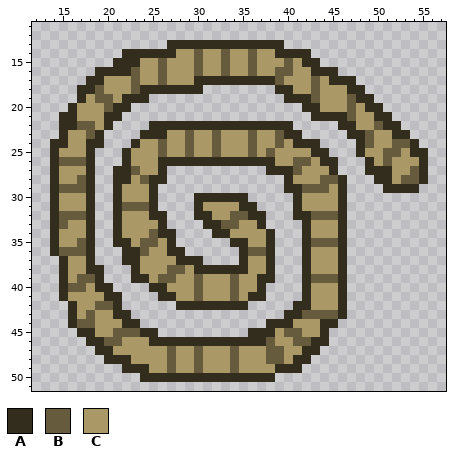
File history of a pixel-art sprite, sprites/spr_rope/eeef0b9b-3549-44c2-b90a-3f07e0808631.png. The picture above was drawn from the file before the commit.
The file is 64x64 pixels. Shown: x 12..57, y 11..51.
Palette (. is transparent): A #332d1e  B #665b3d  C #aa9866
Pixels before, first column x 14:
13 .............AAAAAAAAAAAAA................
14 ........AAAAAACCBCCBCCBCCAAAA.............
15 .......AAACCBCCCBCCBCCBCCCBCAA............
16 .....AAAABCCBCCCBCCBCCBCCBBCCAAA..........
17 ....AACCCBCCBCCCAAAAAAAAABCCCBCAAA........
18 ...AABCCCBAAAAAAA........AACCBCCCAA.......
19 ...ACBBCAAA...............AAABCCCBAA......
20 ..ACCCBAA...................AACCCBCAA.....
21 .AACCCAA.....................AAAABCCAA....
22 .AABBCA....AAAAAAAAAAAAAAAA.....AACCBAA...
23 .ACCBA....AAACCBCCBCCCBCCBAA.....AABCCAA..
24 AACCAA...ACCBCCBCCBCCCBCCBCAAA....ABCCBBA.
25 ACCCA...ACCCBCCBCCBCCCBCBCCCCAA...ACCBBCAA
26 ABBBA...ACCCAAAAAAAAAAAAACCBBCAA...ACBCCCA
27 ACCCA..AABCCA...........AAABCCCA...AAACCBA
28 ACCBA..AACBAA.............ACCCBBA...AACBBA
29 ABBBA..ACCCA..............AABBBCA....AAAA.
30 ACCCA..ACCCA....AAAAAA.....ACCCCA.........
31 ACCCA..ABBBA....ACCCCAA....ACCCCA.........
32 ABBBA..ACCCAA...AACCBBAA...AABBBA.........
33 ABCCA..ACCCCA....AABBCCA....ACCCA.........
34 ACCCA..ACCCBAA....AACCCCA...ACCCA.........
35 ACCBA..AACBBCA......AACCA...ABBBA.........
36 ABBBA...AABCCAA......ABBA...ACCCA.........
37 .ACCA...AACCCCAAA....ACCA...ACCCA.........
38 .ACCAA...ACCCBBCAAAAAACCA...ACCCA.........
39 .ACBBA...AACBBCCBCCCBCCAA...ABBBA.........
40 .ABBCAA....AACCCBCCCBCCA....ACCCA.........
41 .ACCCCAA....AACCBCCCBCAA....ACCCA.........
42 ..ACCBBA......AAAAAAAA.....AACCCA.........
43 ..ACBCCAA.................AABBBBA.........
44 ..ABBCCCAA..............AAACCCAA..........
45 ...AACCBBBAA..........AAACBBCCA...........
46 ....AABBCCCAAAAAAAAAAAAABCCBBAA...........
47 .....AACCCCCCBCCBCCCBCCCBBCCAA............
48 ......AAACCCCBCCBCCCBCCCBBCAA.............
49 ........AAACCBCCBCCCBCCCCAAA..............
50 ..........AAAAAAAAAAAAAAA.................
New version:
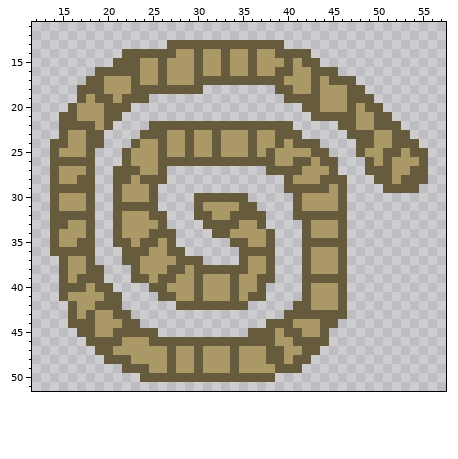
The edit:
Colour A becomes colour B in row 13 at x 27 to 39; in row 14 at x 22 to 27 and 39 to 42; in row 15 at x 21 to 23 and 42 to 43; in row 16 at x 19 to 22 and 43 to 45; in row 17 at x 18 to 19, 30 to 38 and 45 to 47; in row 18 at x 17 to 18, 24 to 30, 39 to 40 and 47 to 48.
Colour A becomes colour B in row 19 at x 17, 22 to 24, 40 to 42 and 48 to 49; in row 20 at x 16, 21 to 22, 42 to 43 and 49 to 50; in row 21 at x 15 to 16, 20 to 21, 43 to 46 and 50 to 51; in row 22 at x 15 to 16, 20, 25 to 40, 46 to 47 and 51 to 52; in row 23 at x 15, 19, 24 to 26, 40 to 41, 47 to 48 and 52 to 53; in row 24 at x 14 to 15, 18 to 19, 23, 41 to 43, 48 and 54.
Colour A becomes colour B in row 25 at x 14, 18, 22, 43 to 44, 48 and 54 to 55; in row 26 at x 14, 18, 22, 26 to 38, 44 to 45, 49 and 55; in row 27 at x 14, 18, 21 to 22, 26, 38 to 40, 45, 49 to 51 and 55; in row 28 at x 14, 18, 21 to 22, 25 to 26, 40, 46, 50 to 51 and 55; in row 29 at x 14, 18, 21, 25, 40 to 41, 46 and 51 to 54; in row 30 at x 14, 18, 21, 25, 30 to 35, 41 and 46.
Colour A becomes colour B in row 31 at x 14, 18, 21, 25, 30, 35 to 36, 41 and 46; in row 32 at x 14, 18, 21, 25 to 26, 30 to 31, 36 to 37, 41 to 42 and 46; in row 33 at x 14, 18, 21, 26, 31 to 32, 37, 42 and 46; in row 34 at x 14, 18, 21, 26 to 27, 32 to 33, 38, 42 and 46; in row 35 at x 14, 18, 21 to 22, 27, 34 to 35, 38, 42 and 46; in row 36 at x 14, 18, 22 to 23, 27 to 28, 35, 38, 42 and 46.
Colour A becomes colour B in row 37 at x 15, 18, 22 to 23, 28 to 30, 35, 38, 42 and 46; in row 38 at x 15, 18 to 19, 23, 30 to 35, 38, 42 and 46; in row 39 at x 15, 19, 23 to 24, 37 to 38, 42 and 46; in row 40 at x 15, 19 to 20, 25 to 26, 37, 42 and 46; in row 41 at x 15, 20 to 21, 26 to 27, 36 to 37, 42 and 46; in row 42 at x 16, 21, 28 to 35, 41 to 42 and 46.
Colour A becomes colour B in row 43 at x 16, 21 to 22, 40 to 41 and 46; in row 44 at x 16, 22 to 23, 38 to 40 and 44 to 45; in row 45 at x 17 to 18, 24 to 25, 36 to 38 and 44; in row 46 at x 18 to 19, 25 to 37 and 43 to 44; in row 47 at x 19 to 20 and 42 to 43; in row 48 at x 20 to 22 and 41 to 42.
Colour A becomes colour B in row 49 at x 22 to 24 and 39 to 41; in row 50 at x 24 to 38.
